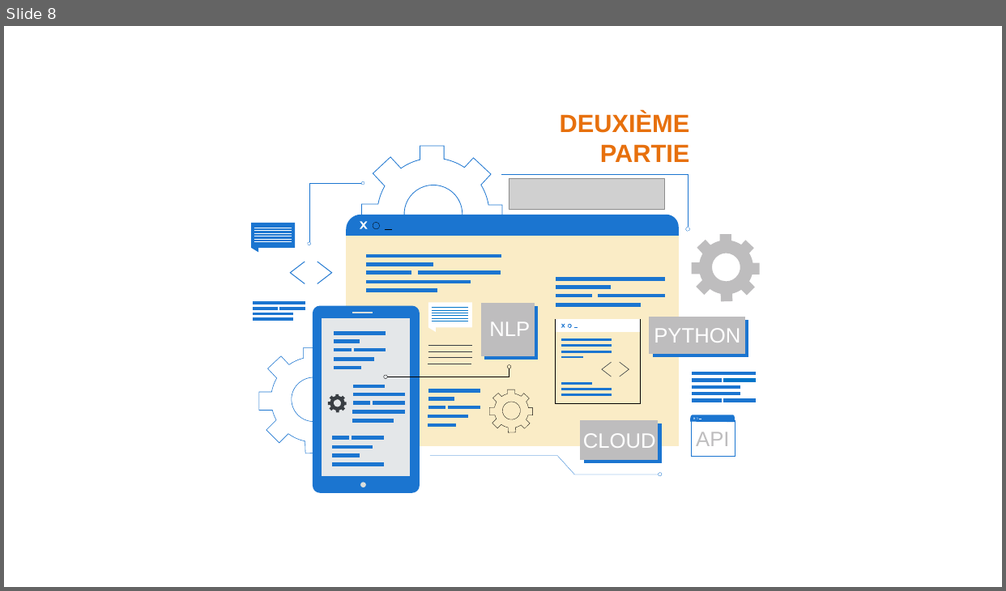
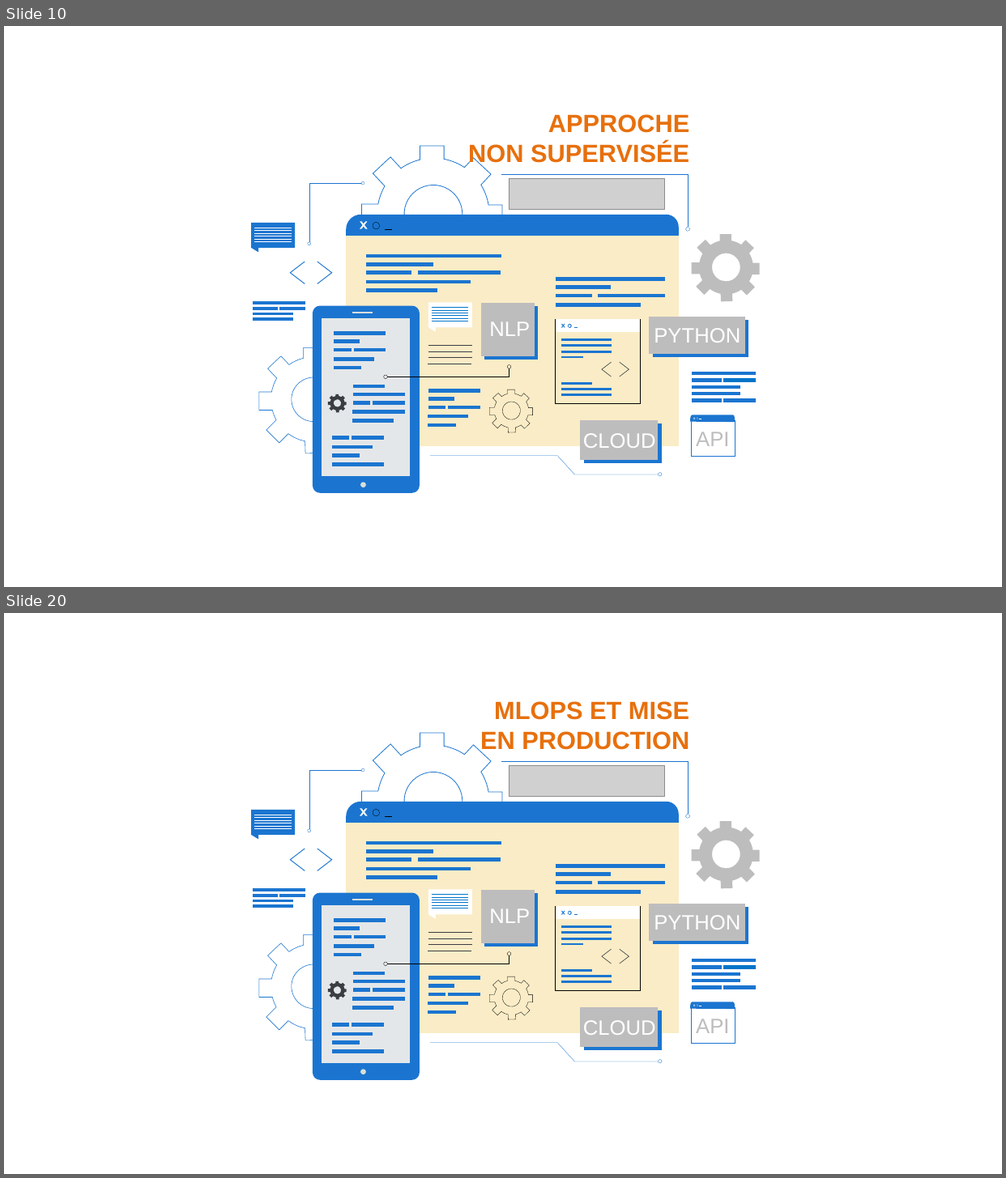
Before and after one commit to BiGHeaDMaX/Suggestion-automatique-de-mots-cles, a slide deck: 07 - Présentation.pptx. Shown one above the other, each under a label of ours: slide 8 before the commit, slides 10 and 20 after it; the slides between them are not shown. The pictures are 1006x591 and 1006x1178 pixels, drawn with LibreOffice and Linux fonts; fonts in the diff are those of the drawing; grey boxes stand for pictures. Boxes give left, top, right and bottom in pixels: in the first picture for what was removed or moved away, otherwise in the second. Text is boxed around its words. In the diff, an @@ line names an element or a change of style, - is before the commit and + after.

Commit message:
Parties 1 à 4

```diff
--- a/07 - Présentation.pptx
+++ b/07 - Présentation.pptx
@@ slide 20 added at [4,613,1002,1174], background #FFFFFF @@
@@ text added at [480,701,689,754], 24 pt, text #E7700D, bold @@
+MLOPS ET MISE
+EN PRODUCTION
@@ group added at [251,733,760,1080]: 117 freeform shapes, 4 texts, 1 picture @@
+NLP
+PYTHON
+CLOUD
+API
@@ what was slide 8 is now slide 10 @@
@@ slide 10 changed as well @@
@@ text at [468,114,689,167]: text changed @@
-DEUXIÈME
-PARTIE
+APPROCHE
+NON SUPERVISÉE
```
Also in this commit, not shown: 6 other slides changed, 16 other slides added, 1 slide removed.
